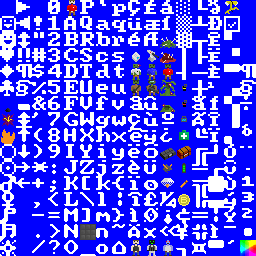
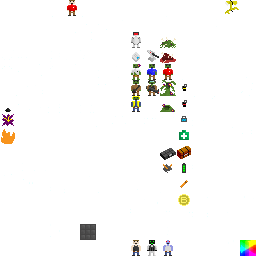
Two versions of the same layered image (256 x 256). Layer-by-layer changes:
renamed "Layer 4" to "flare ONLY FOR BMP", hid it over [160, 176, 176, 192]
renamed "Layer 3" to "robots", painted on it over [131, 32, 159, 62]
added layer "engineer" above "Layer 0" over [131, 96, 141, 112]
painted on "Layer 0" over [128, 32, 144, 110]
hid "Layer 1" over [0, 0, 256, 256]
